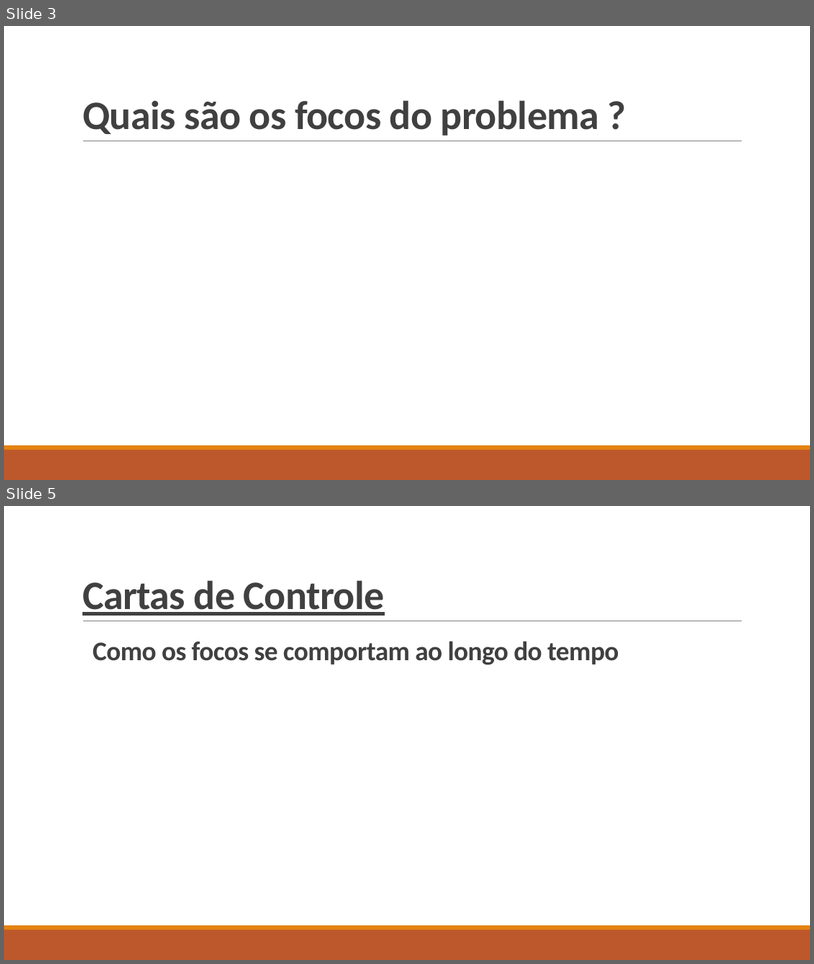
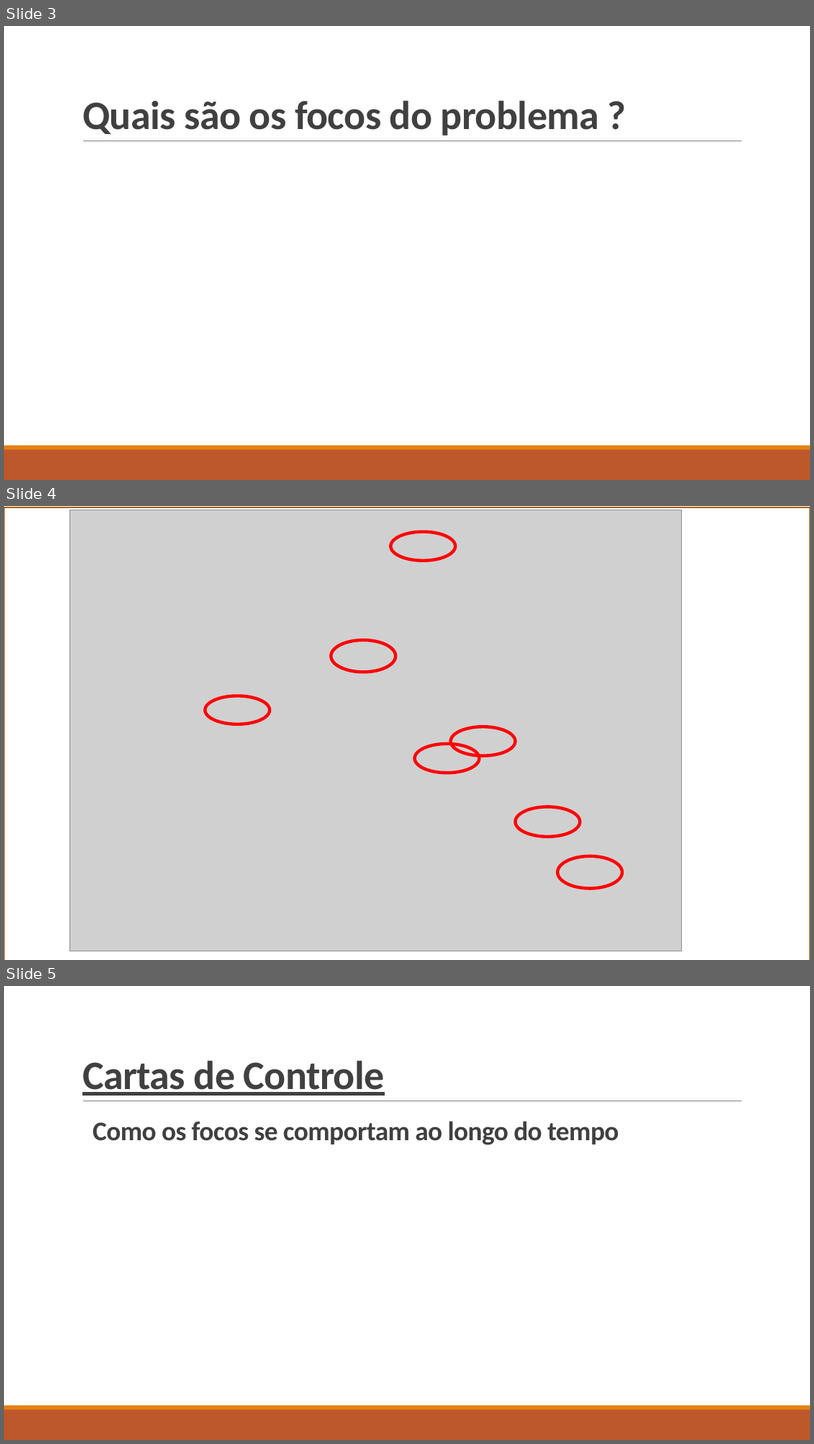
Before and after one commit to ruhansanabria/Puc_Lean2016, a slide deck: Apresentações/TRE DMAIC - Measure.pptx. Shown one above the other, each under a label of ours: slides 3 and 5 before the commit, slides 3, 4 and 5 after it; the slides between them are not shown. The pictures are 814x964 and 814x1444 pixels, drawn with LibreOffice and Linux fonts; fonts in the diff are those of the drawing; grey boxes stand for pictures. Boxes give left, top, right and bottom in pixels: in the first picture for what was removed or moved away, otherwise in the second. Text is boxed around its words. In the diff, an @@ line names an element or a change of style, - is before the commit and + after.

```diff
--- a/Apresentações/TRE DMAIC - Measure.pptx
+++ b/Apresentações/TRE DMAIC - Measure.pptx
@@ slide 4 added at (4, 506, 810, 960), background #FFFFFF; not listed: 2 template elements that a slide beside it also shows @@
@@ rectangle added at (4, 508, 810, 960), fill #FFFFFF, outline #A9610D 1.25 pt @@
@@ picture added at (70, 510, 682, 951) @@
@@ ellipse added at (391, 532, 456, 561), outline #FF0000 3.75 pt @@
@@ ellipse added at (332, 640, 396, 672), outline #FF0000 3.75 pt @@
@@ ellipse added at (206, 696, 270, 724), outline #FF0000 3.75 pt @@
@@ ellipse added at (451, 727, 516, 756), outline #FF0000 3.75 pt @@
@@ ellipse added at (415, 744, 479, 773), outline #FF0000 3.75 pt @@
@@ ellipse added at (516, 807, 581, 836), outline #FF0000 3.75 pt @@
@@ ellipse added at (558, 856, 623, 888), outline #FF0000 3.75 pt @@
```
Also in this commit, not shown: 3 slides changed, 2 other slides added, 2 slides removed.
